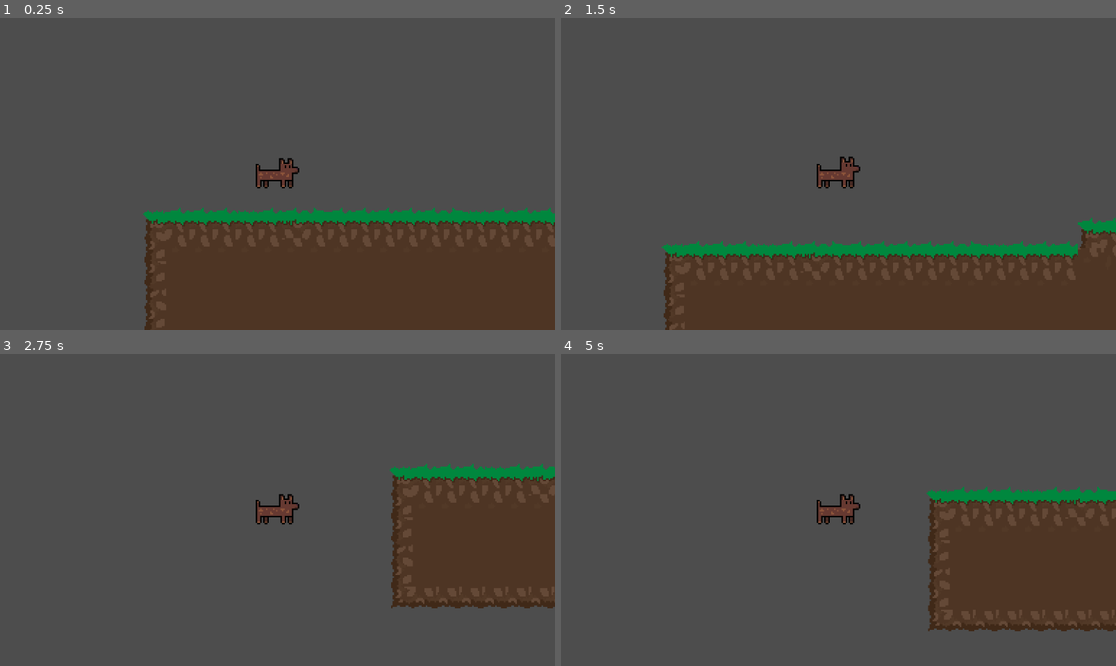
Above: before the commit, frames 1-4 (two rows, left to right).
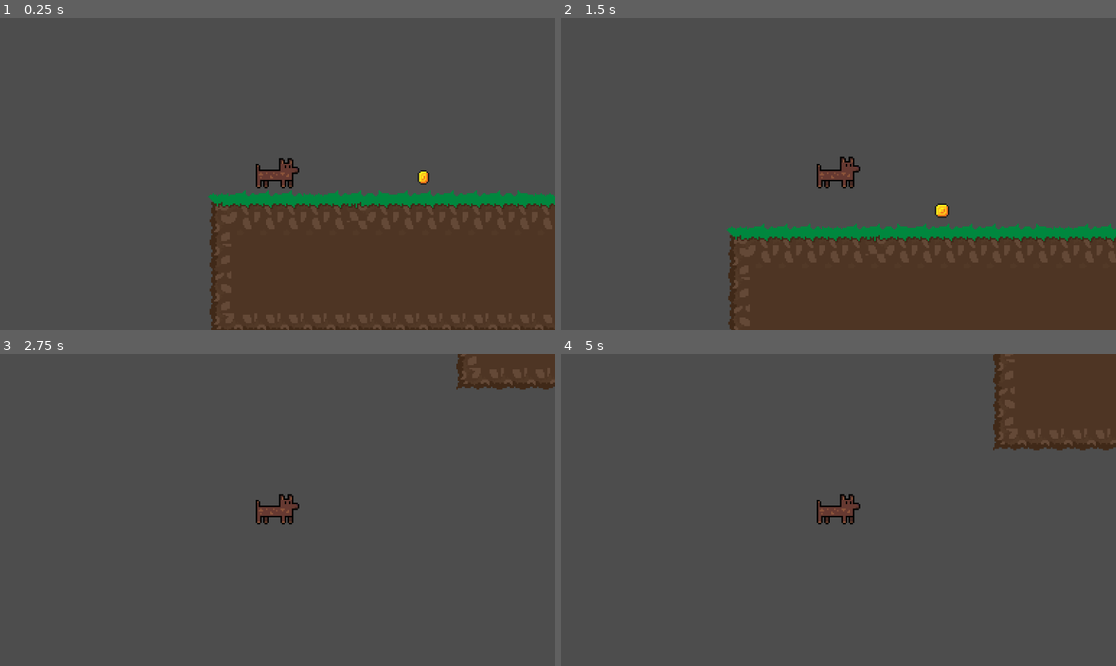
Above: after the commit, the same moments.

Repository: JhannerAlmeida/Dogo-Adventures
Game: Godot game, scene res://Levels/world.tscn
Same seed, same stepped clock (60 frames per second), same inputs: the game is played once before the commit and once after it.
Inputs:
- Up to frame 1 (0.25 s): no input
- Up to frame 2 (1.5 s): hold R (resart) 0.53-1.28 s; hold Right (ui_right) from 0.53 s (still down); tap Up (ui_up) at 0.77 s; tap R (resart) at 1.35 s
- Up to frame 3 (2.75 s): tap Up (ui_up) at 1.52 s; release Right (ui_right) at 2.03 s; hold Left (ui_left) from 2.03 s (still down); hold R (resart) from 2.03 s (still down)
- Up to frame 4 (5 s): release Left (ui_left) at 2.78 s; release R (resart) at 2.78 s; hold Right (ui_right) 2.78-4.28 s; tap R (resart) at 2.85, 4.35 s; tap Up (ui_up) at 3.02, 3.77, 4.52 s; hold R (resart) 3.53-4.28 s; hold Left (ui_left) from 4.28 s (still down)

The runs differ from the first frame. In frame 1, 9.8% of the frame differs, in the area x 25-100%, y 48-100%; in frame 2, 9.0%; in frame 3, 14%; in frame 4, 20%, in the area x 65-100%, y 0-89%.

Commit message:
partially added items

Diff:
--- a/Levels/world.tscn
+++ b/Levels/world.tscn
@@ -1,10 +1,11 @@
-[gd_scene load_steps=14 format=3 uid="uid://0xtbgpp23n2c"]
+[gd_scene load_steps=15 format=3 uid="uid://0xtbgpp23n2c"]
 
 [ext_resource type="Texture2D" uid="uid://b3nncew7p7gjs" path="res://Sprites/Grass_tileset.png" id="1_pa6j6"]
 [ext_resource type="Texture2D" uid="uid://h041jidkn5rw" path="res://Sprites/Water_tileset.png" id="2_4dvsh"]
 [ext_resource type="Texture2D" uid="uid://beqli8qgn276b" path="res://Sprites/Stone_tileset.png" id="2_ks8n1"]
 [ext_resource type="PackedScene" uid="uid://bmsav2v8dqger" path="res://Player/Dogo.tscn" id="3_ks8n1"]
 [ext_resource type="Texture2D" uid="uid://bht5jkt7l7e5d" path="res://Sprites/Spikes_tileset.png" id="3_x5oxt"]
+[ext_resource type="PackedScene" uid="uid://ddngd6wp3nmm" path="res://Scenes/coin.tscn" id="6_x5oxt"]
 
 [sub_resource type="ProceduralSkyMaterial" id="ProceduralSkyMaterial_gv5m4"]
 
@@ -937,7 +938,34 @@
 [node name="TileMap" type="TileMap" parent="."]
 tile_set = SubResource("TileSet_rljl1")
 format = 2
-layer_0/tile_data = PackedInt32Array(1507328, 0, 2, 1507329, …(18434 unchanged characters)… , 1441885, 131072, 1, 1441894, 131072, 1)
+layer_0/tile_data = PackedInt32Array(1507328, 0, 2, 1507329, …(18434 unchanged characters)… , 1441885, 131072, 1, 1441894, 131072, 1, 1441879, 458752, 1, 1441878, 393216, 1, 917549, 393216, 1, 1441868, 786432, 1)
 
 [node name="CharacterBody2D" parent="." instance=ExtResource("3_ks8n1")]
-position = Vector2(93, 311)
+position = Vector2(48, 323)
+
+[node name="Area2D" parent="." instance=ExtResource("6_x5oxt")]
+position = Vector2(149, 354)
+
+[node name="Area2D2" parent="." instance=ExtResource("6_x5oxt")]
+position = Vector2(322, 338)
+
+[node name="Area2D3" parent="." instance=ExtResource("6_x5oxt")]
+position = Vector2(504, 351)
+
+[node name="Area2D4" parent="." instance=ExtResource("6_x5oxt")]
+position = Vector2(782, 207)
+
+[node name="Area2D5" parent="." instance=ExtResource("6_x5oxt")]
+position = Vector2(863, 207)
+
+[node name="Area2D6" parent="." instance=ExtResource("6_x5oxt")]
+position = Vector2(967, 206)
+
+[node name="Area2D7" parent="." instance=ExtResource("6_x5oxt")]
+position = Vector2(1212, 344)
+
+[node name="Area2D8" parent="." instance=ExtResource("6_x5oxt")]
+position = Vector2(1103, 283)
+
+[node name="Area2D9" parent="." instance=ExtResource("6_x5oxt")]
+position = Vector2(1581, 350)
--- a/Player/Dogo.tscn
+++ b/Player/Dogo.tscn
@@ -30,6 +30,7 @@
 }]
 
 [node name="CharacterBody2D" type="CharacterBody2D"]
+collision_layer = 2
 script = ExtResource("1_bmcgm")
 
 [node name="CollisionShape2D" type="CollisionShape2D" parent="."]
--- /dev/null
+++ b/Scenes/coin.tscn
@@ -0,0 +1,109 @@
+[gd_scene load_steps=17 format=3 uid="uid://ddngd6wp3nmm"]
+
+[ext_resource type="Texture2D" uid="uid://ds7ircn65ucyd" path="res://Sprites/coin.png" id="1_2qo34"]
+[ext_resource type="Script" uid="uid://81lcc4f0ul0j" path="res://Scripts/coin.gd" id="1_jgi06"]
+
+[sub_resource type="AtlasTexture" id="AtlasTexture_jgi06"]
+atlas = ExtResource("1_2qo34")
+region = Rect2(0, 0, 16, 16)
+
+[sub_resource type="AtlasTexture" id="AtlasTexture_g537i"]
+atlas = ExtResource("1_2qo34")
+region = Rect2(16, 0, 16, 16)
+
+[sub_resource type="AtlasTexture" id="AtlasTexture_h2p6v"]
+atlas = ExtResource("1_2qo34")
+region = Rect2(32, 0, 16, 16)
+
+[sub_resource type="AtlasTexture" id="AtlasTexture_ffmqm"]
+atlas = ExtResource("1_2qo34")
+region = Rect2(48, 0, 16, 16)
+
+[sub_resource type="AtlasTexture" id="AtlasTexture_81h6x"]
+atlas = ExtResource("1_2qo34")
+region = Rect2(64, 0, 16, 16)
+
+[sub_resource type="AtlasTexture" id="AtlasTexture_qbp07"]
+atlas = ExtResource("1_2qo34")
+region = Rect2(80, 0, 16, 16)
+
+[sub_resource type="AtlasTexture" id="AtlasTexture_2l7mo"]
+atlas = ExtResource("1_2qo34")
+region = Rect2(96, 0, 16, 16)
+
+[sub_resource type="AtlasTexture" id="AtlasTexture_q30xt"]
+atlas = ExtResource("1_2qo34")
+region = Rect2(112, 0, 16, 16)
+
+[sub_resource type="AtlasTexture" id="AtlasTexture_7w2r2"]
+atlas = ExtResource("1_2qo34")
+region = Rect2(128, 0, 16, 16)
+
+[sub_resource type="AtlasTexture" id="AtlasTexture_tthw5"]
+atlas = ExtResource("1_2qo34")
+region = Rect2(144, 0, 16, 16)
+
+[sub_resource type="AtlasTexture" id="AtlasTexture_6pu15"]
+atlas = ExtResource("1_2qo34")
+region = Rect2(160, 0, 16, 16)
+
+[sub_resource type="AtlasTexture" id="AtlasTexture_vgc30"]
+atlas = ExtResource("1_2qo34")
+region = Rect2(176, 0, 16, 16)
+
+[sub_resource type="SpriteFrames" id="SpriteFrames_qtgto"]
+animations = [{
+"frames": [{
+"duration": 1.0,
+"texture": SubResource("AtlasTexture_jgi06")
+}, {
+"duration": 1.0,
+"texture": SubResource("AtlasTexture_g537i")
+}, {
+"duration": 1.0,
+"texture": SubResource("AtlasTexture_h2p6v")
+}, {
+"duration": 1.0,
+"texture": SubResource("AtlasTexture_ffmqm")
+}, {
+"duration": 1.0,
+"texture": SubResource("AtlasTexture_81h6x")
+}, {
+"duration": 1.0,
+"texture": SubResource("AtlasTexture_qbp07")
+}, {
+"duration": 1.0,
+"texture": SubResource("AtlasTexture_2l7mo")
+}, {
+"duration": 1.0,
+"texture": SubResource("AtlasTexture_q30xt")
+}, {
+"duration": 1.0,
+"texture": SubResource("AtlasTexture_7w2r2")
+}, {
+"duration": 1.0,
+"texture": SubResource("AtlasTexture_tthw5")
+}, {
+"duration": 1.0,
+"texture": SubResource("AtlasTexture_6pu15")
+}, {
+"duration": 1.0,
+"texture": SubResource("AtlasTexture_vgc30")
+}],
+"loop": true,
+"name": &"default",
+"speed": 5.0
+}]
+
+[sub_resource type="CircleShape2D" id="CircleShape2D_m55n1"]
+radius = 5.0
+
+[node name="Area2D" type="Area2D"]
+script = ExtResource("1_jgi06")
+
+[node name="AnimatedSprite2D" type="AnimatedSprite2D" parent="."]
+sprite_frames = SubResource("SpriteFrames_qtgto")
+autoplay = "default"
+
+[node name="CollisionShape2D" type="CollisionShape2D" parent="."]
+shape = SubResource("CircleShape2D_m55n1")
--- /dev/null
+++ b/Scripts/coin.gd
@@ -0,0 +1,5 @@
+extends Area2D
+
+func _body(body):
+	print("+1 coin!")
+	queue_free()
Not shown, added: Scripts/coin.gd.uid
Binary file added: Sprites/coin.png
Not shown, added: Sprites/coin.png.import
Binary file added: fonts/PixelOperator8-Bold.ttf
Not shown, added: fonts/PixelOperator8-Bold.ttf.import
Binary file added: fonts/PixelOperator8.ttf
Not shown, added: fonts/PixelOperator8.ttf.import
Not shown, added: sounds/coin.wav.import
Not shown, added: sounds/explosion.wav.import
Not shown, added: sounds/hurt.wav.import
Not shown, added: sounds/jump.wav.import
Not shown, added: sounds/power_up.wav.import
(and 7 more such lines)
